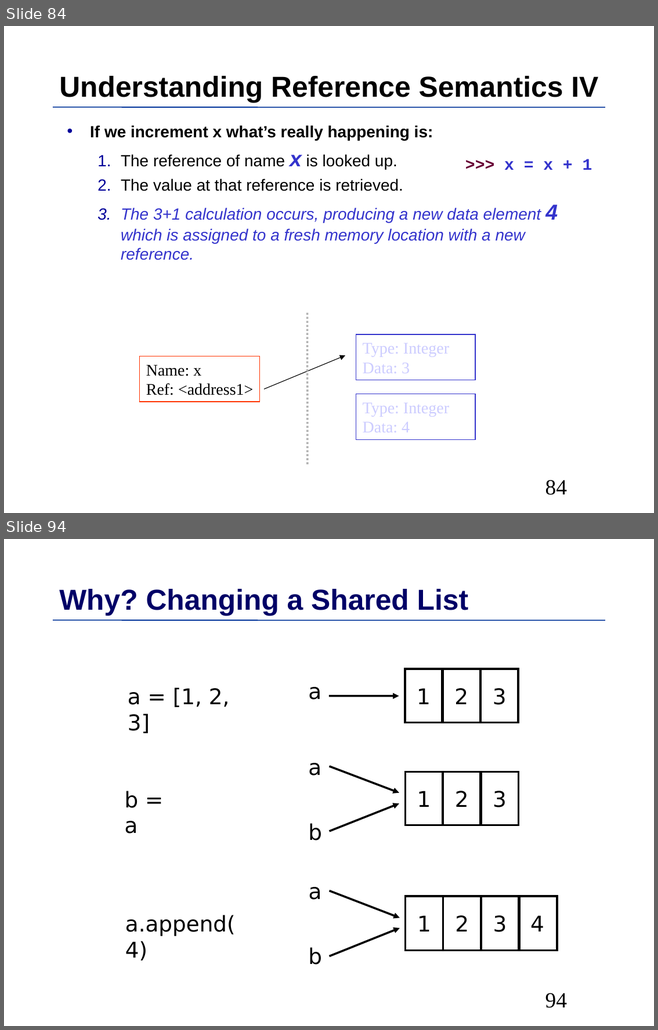
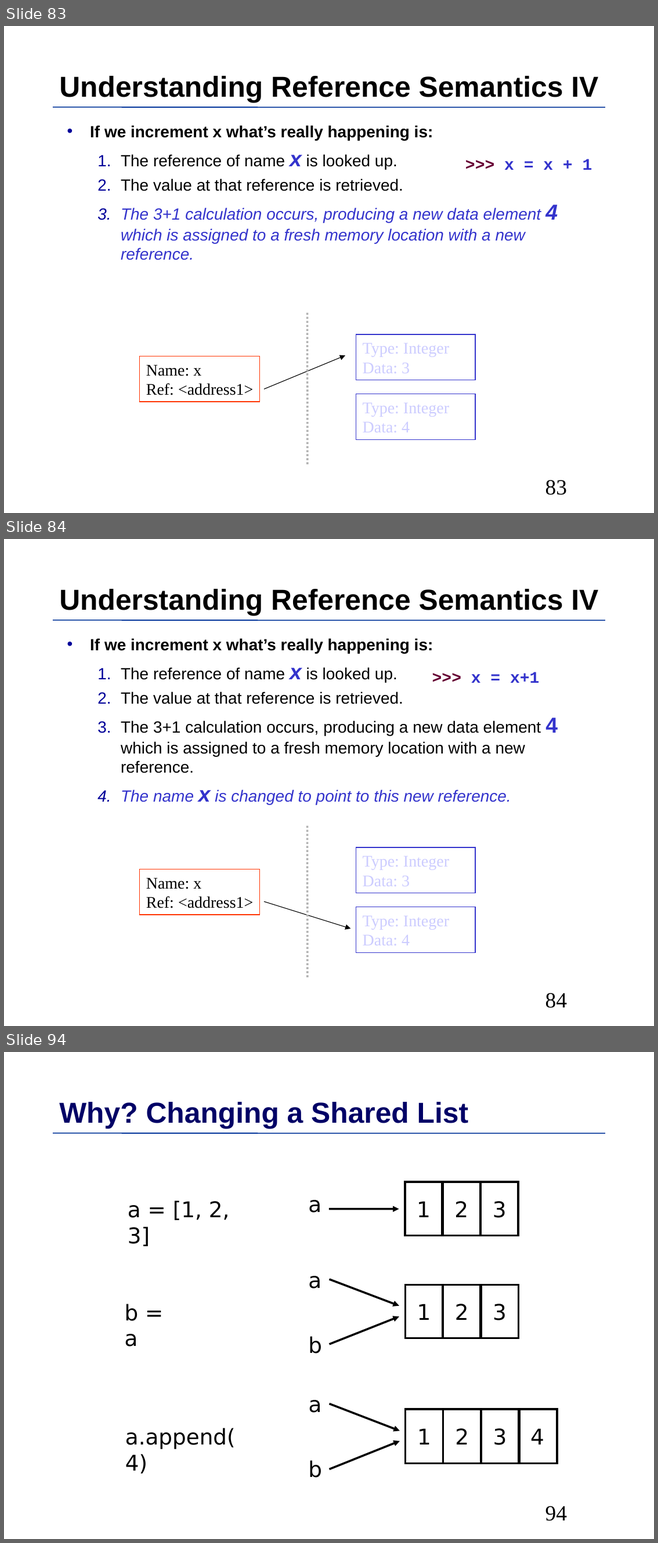
Before and after one commit to MPIDS/Python-Course, a slide deck: 01-basics/Talk/Python-Introduction.odp. Shown one above the other, each under a label of ours: slides 84 and 94 before the commit, slides 83, 84 and 94 after it; the slides between them are not shown. The pictures are 658x1030 and 658x1543 pixels, drawn with LibreOffice and Linux fonts; fonts in the diff are those of the drawing. Boxes give left, top, right and bottom in pixels: in the first picture for what was removed or moved away, otherwise in the second. Text is boxed around its words. In the diff, an @@ line names an element or a change of style, - is before the commit and + after.

```diff
--- a/01-basics/Talk/Python-Introduction.odp
+++ b/01-basics/Talk/Python-Introduction.odp
@@ slide 84 added at (x1=4, y1=539, x2=654, y2=1026), background #FFFFFF; not listed: 1 template element that a slide beside it also shows @@
@@ title added at (x1=59, y1=589, x2=598, y2=616), 32 pt, text #000000, bold @@
+Understanding Reference Semantics IV
@@ text added at (x1=90, y1=638, x2=557, y2=805), 18 pt, text #000000 @@
+• If we increment x what’s really happening is:
+  1. The reference of name x is looked up.
+  2. The value at that reference is retrieved.
+  3. The 3+1 calculation occurs, producing a new data element 4 which is assigned to a fresh memory location with a new reference.
+  4. The name x is changed to point to this new reference.
@@ free added at (x1=393, y1=664, x2=593, y2=709), 18 pt, text #3333CC, bold @@
+  >>> x = x+1
@@ freeform shape added at (x1=307, y1=826, x2=307, y2=977), outline #B2B2B2 2.24 pt @@
@@ freeform shape added at (x1=356, y1=848, x2=475, y2=893), outline #3333CC 0.74 pt, 18 pt, text #CCCCFF @@
+Type: Integer
+Data: 3
@@ freeform shape added at (x1=140, y1=869, x2=260, y2=914), outline #FF3300 0.74 pt, 18 pt, text #000000 @@
+Name: x
+Ref: <address1>
@@ freeform shape added at (x1=264, y1=901, x2=350, y2=929), outline #000000 0.74 pt @@
@@ freeform shape added at (x1=356, y1=907, x2=475, y2=953), outline #3333CC 0.74 pt, 18 pt, text #CCCCFF @@
+Type: Integer
+Data: 4
@@ page number added at (x1=545, y1=993, x2=567, y2=1008), 24 pt, text #000000 @@
+84
@@ what was slide 84 is now slide 83 @@
@@ page number at (x1=545, y1=480, x2=567, y2=495): text changed @@
-84
+83
```
Also in this commit, not shown: 47 slides changed, 1 slide removed.
